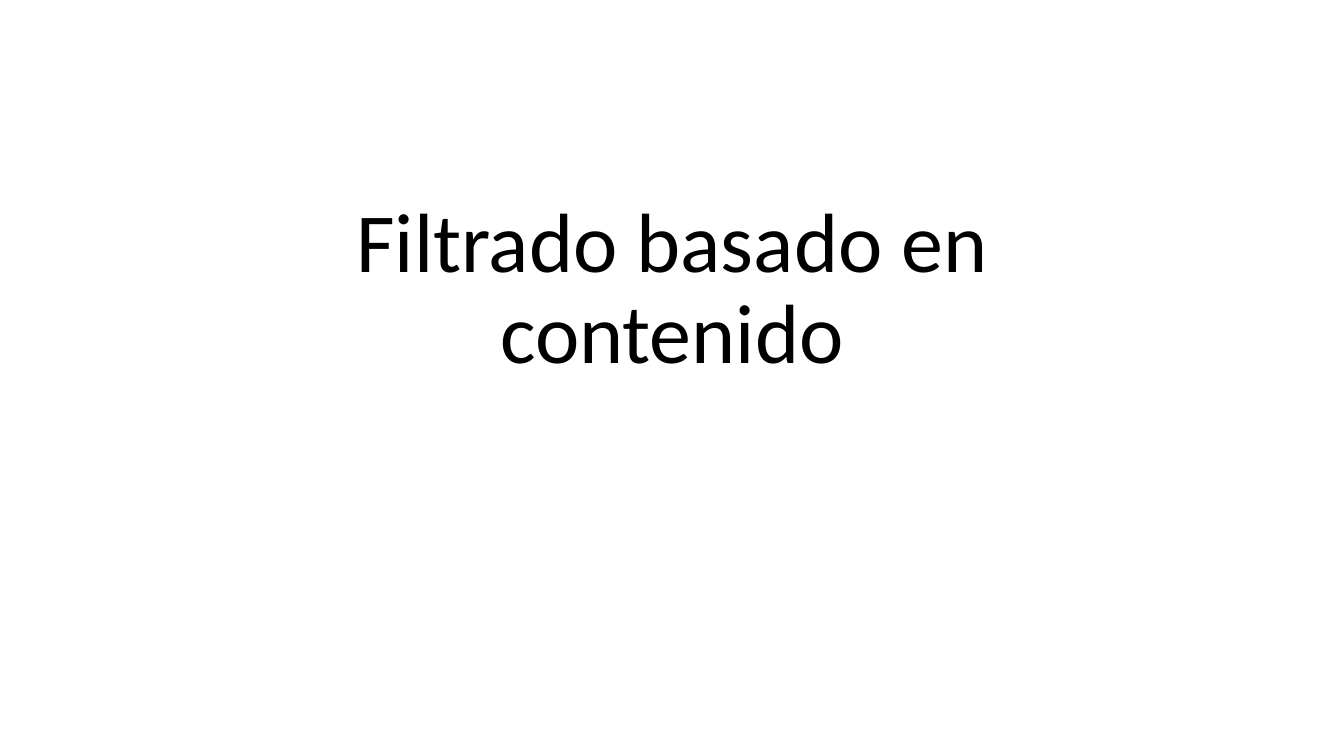
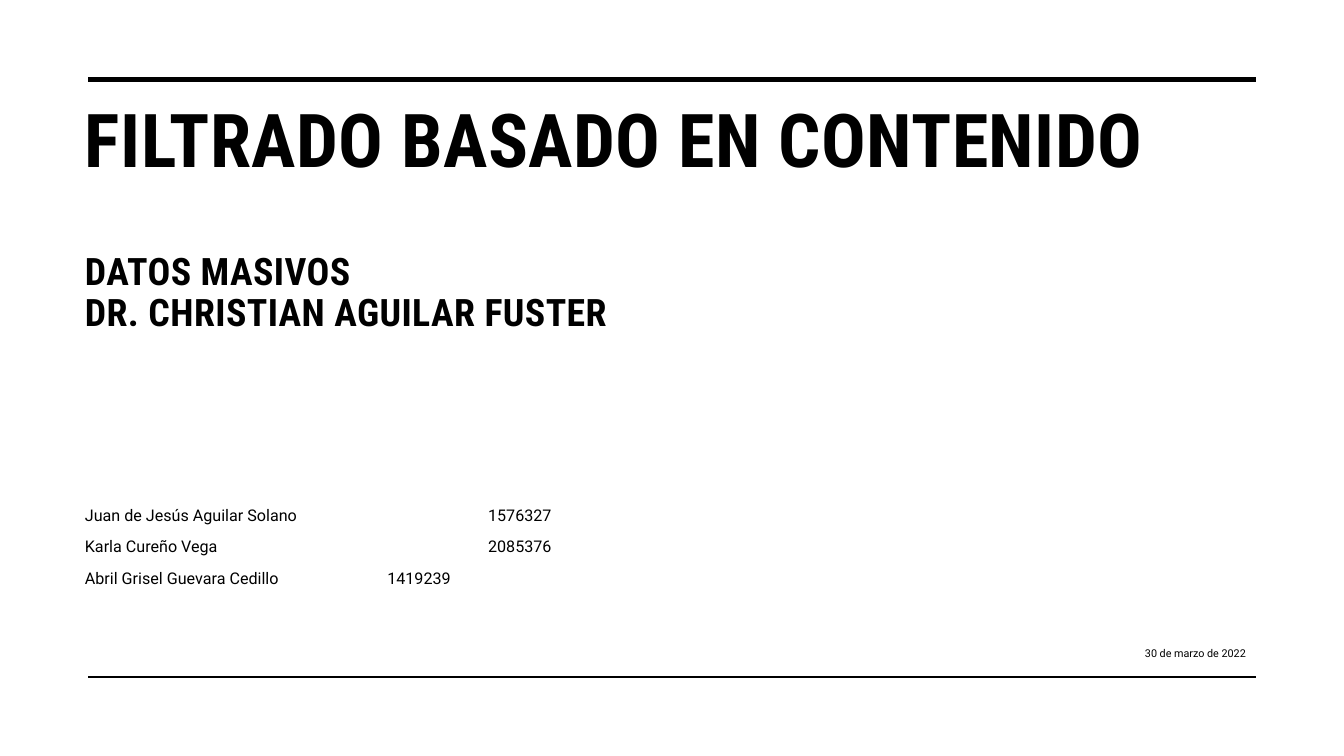
Before and after one commit to juanagsolano/content_based_filtering, a slide deck: slide 1 of report_files/Presentación del proyecto.pptx. Drawn at 1344x756 pixels with LibreOffice and Linux fonts; fonts in the diff are those of the drawing; background and template pictures are left out. Boxes give left, top, right and bottom in pixels: in the first picture for what was removed or moved away, otherwise in the second. Text is boxed around its words. In the diff, an @@ line names an element or a change of style, - is before the commit and + after.

```diff
--- a/report_files/Presentación del proyecto.pptx
+++ b/report_files/Presentación del proyecto.pptx
@@ line added from (89, 80) to (1256, 80), #000000 3.5 pt @@
@@ title "FILTRADO BASADO EN CONTENIDO DATOS ..." at bbox=[85, 113, 1143, 327]: vertical alignment bottom to top @@
@@ title at bbox=[85, 113, 1143, 327]: text changed; size 60 to 27 pt; font Calibri to Roboto Condensed; bold on @@
-Filtrado basado en contenido
+FILTRADO BASADO EN CONTENIDO
+DATOS MASIVOS
+DR. CHRISTIAN AGUILAR FUSTER
@@ subtitle added at bbox=[85, 509, 1246, 657], 11.6 pt, text #000000 @@
+Juan de Jesús Aguilar Solano 1576327
+Karla Cureño Vega 2085376
+Abril Grisel Guevara Cedillo 1419239
+30 de marzo de 2022
@@ line added from (89, 678) to (1256, 678), #000000 1 pt @@
```
Also in this commit, not shown: 12 other slides changed, 7 slides added, 5 slides removed, 2 other files.
